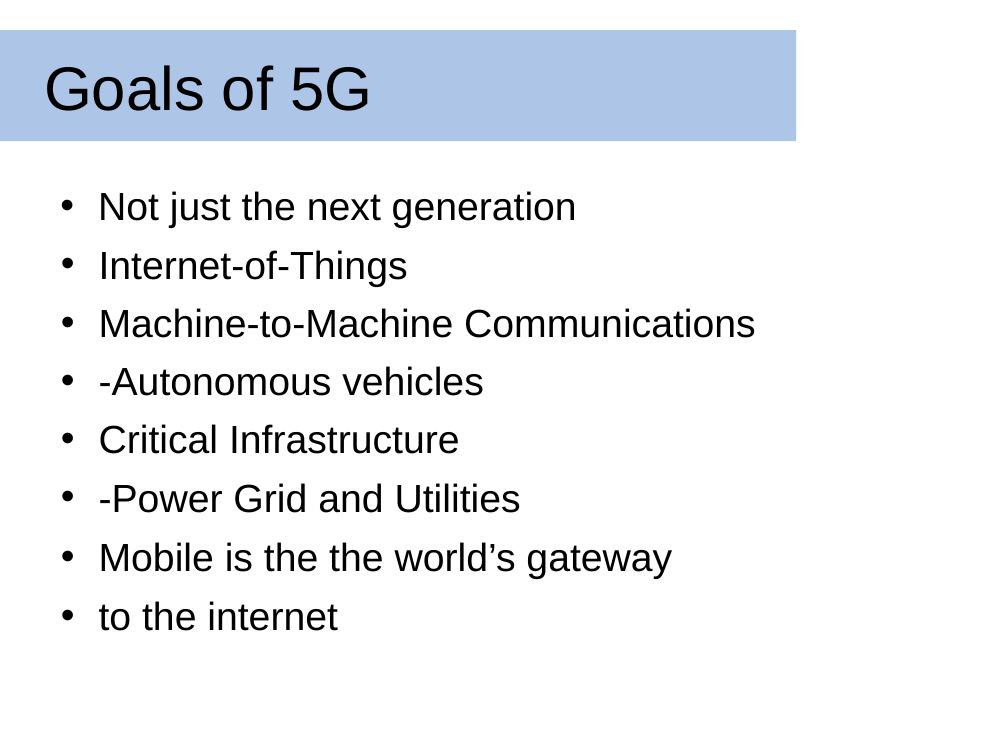
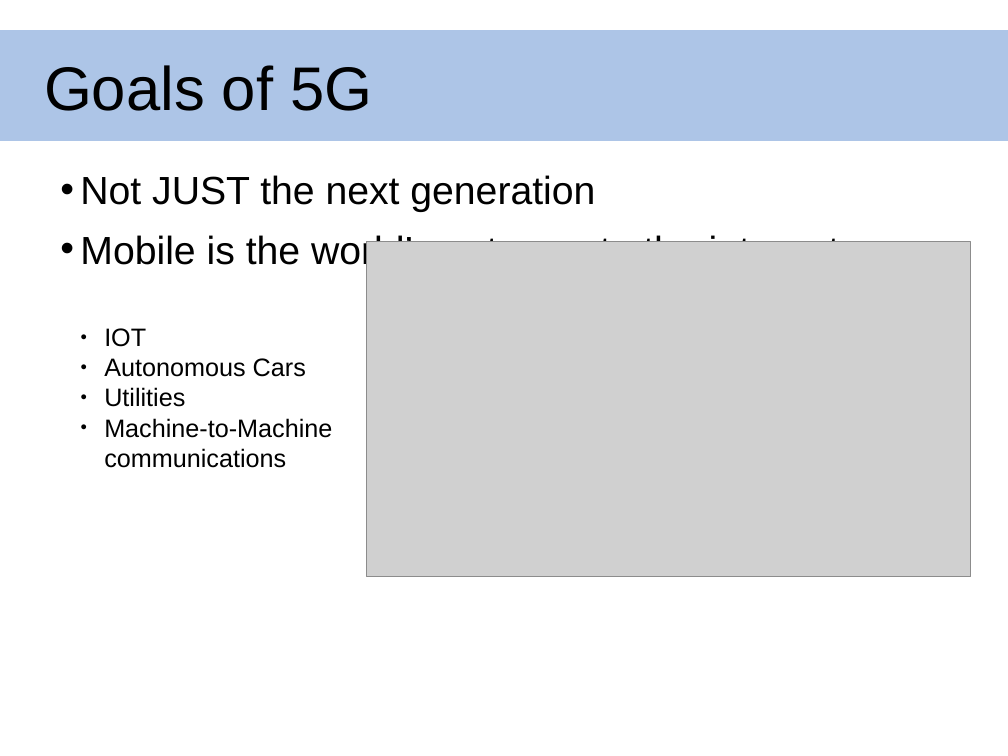
Before and after one commit to dmclayton/5g-security, a slide deck: slide 3 of ppt/5gakaPpt.pptx. Drawn at 1008x756 pixels with LibreOffice and Linux fonts; fonts in the diff are those of the drawing; grey boxes stand for pictures; background and template pictures are left out. Boxes give left, top, right and bottom in pixels: in the first picture for what was removed or moved away, otherwise in the second. Text is boxed around its words. In the diff, an @@ line names an element or a change of style, - is before the commit and + after.

Commit message:
changed slides

```diff
--- a/ppt/5gakaPpt.pptx
+++ b/ppt/5gakaPpt.pptx
@@ rectangle "Goals of 5G": place and size @@
-rectangle "Goals of 5G" at box(0, 30, 796, 141)
+rectangle "Goals of 5G" at box(0, 30, 1008, 141)
@@ text at box(80, 175, 840, 272): text changed @@
-• Not just the next generation
-• Internet-of-Things
-• Machine-to-Machine Communications
-• -Autonomous vehicles
-• Critical Infrastructure
-• -Power Grid and Utilities
-• Mobile is the the world’s gateway
-• to the internet
+• Not JUST the next generation
+• Mobile is the world’s gateway to the internet
@@ picture added at box(366, 242, 971, 577) @@
@@ text added at box(104, 328, 332, 468), 18 pt, text #000000 @@
+● IOT
+● Autonomous Cars
+● Utilities
+● Machine-to-Machine communications
```
Also in this commit, not shown: 2 other slides changed.
